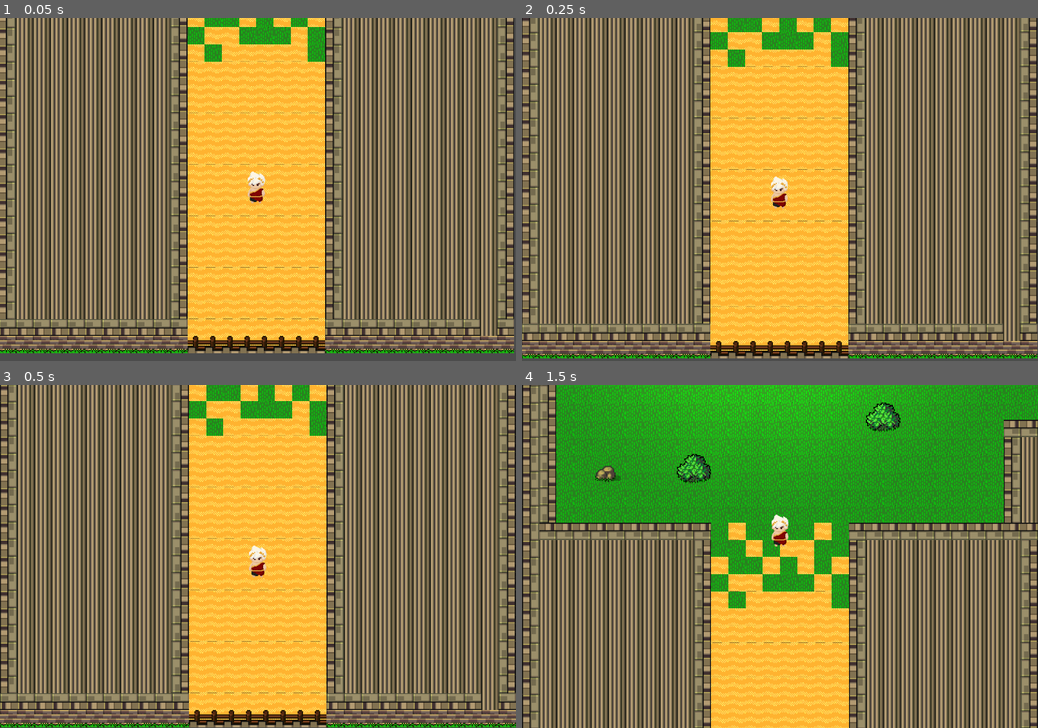
Above: before the commit, frames 1-4 (two rows, left to right).
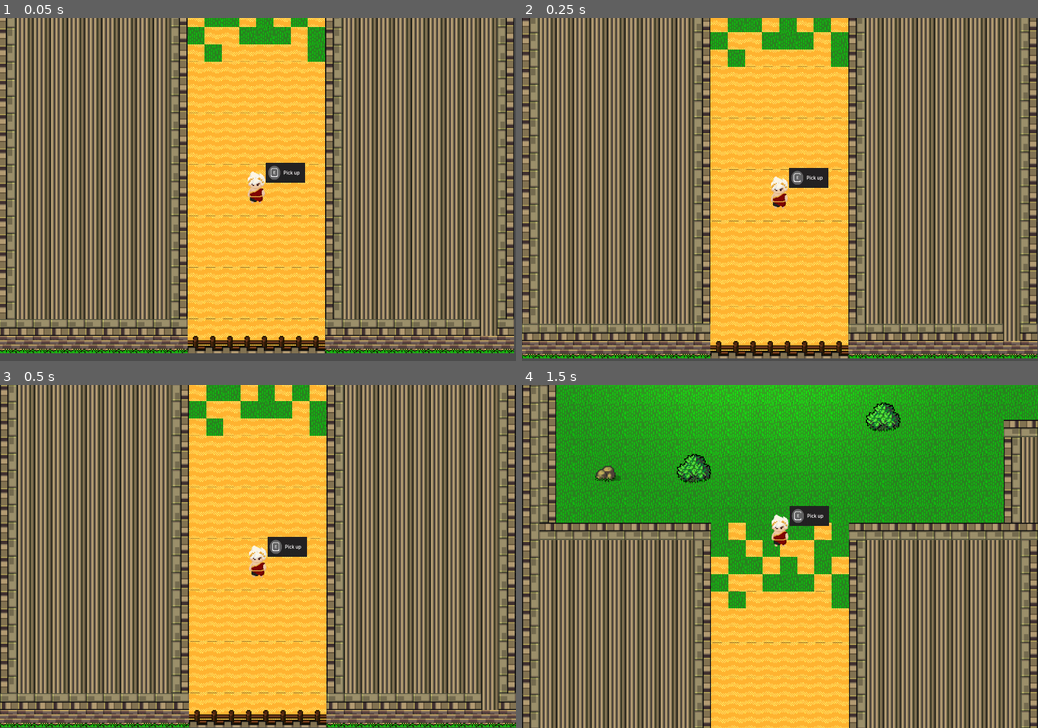
Above: after the commit, the same moments.

Repository: BlueFlame-SM/DungeonCrawler
Game: Godot game, scene res://scenes/TestLevel.tscn
The game is run twice, just before and just after one commit, with the same random seed, the same clock (stepped at 60 frames per second) and the same inputs. The engine's default icon, where the game draws it, is replaced by a stand-in: a white triangle on a blue panel in a dark square.
Inputs:
- Up to frame 1 (0.05 s): no input
- Up to frame 2 (0.25 s): no input
- Up to frame 3 (0.5 s): no input
- Up to frame 4 (1.5 s): hold E (interact, bound only after the commit) 0.53-1.28 s; hold W (up) from 0.53 s (still down); tap E (interact, bound only after the commit) at 1.35 s

The runs differ from the first frame. In frame 1, 0.4% of the frame differs, in the area x 51-60%, y 42-49%; in frame 2, 0.4%; in frame 3, 0.4%; in frame 4, 0.4%.

Commit message:
Added pickup-able item + prompt

Diff:
--- a/project.godot
+++ b/project.godot
@@ -46,6 +46,20 @@
 , Object(InputEventKey,"resource_local_to_scene":false,"resource_name":"","device":0,"alt":false,"shift":false,"control":false,"meta":false,"command":false,"pressed":false,"scancode":16777234,"physical_scancode":0,"unicode":0,"echo":false,"script":null)
  ]
 }
+interact={
+"deadzone": 0.5,
+"events": [ Object(InputEventKey,"resource_local_to_scene":false,"resource_name":"","device":0,"alt":false,"shift":false,"control":false,"meta":false,"command":false,"pressed":false,"scancode":0,"physical_scancode":69,"unicode":0,"echo":false,"script":null)
+ ]
+}
+
+[layer_names]
+
+2d_render/layer_1="World"
+2d_render/layer_2="Player"
+2d_render/layer_3="Enemies"
+2d_render/layer_4="PlayerAttacks"
+2d_render/layer_5="EnemieAttacks"
+2d_render/layer_6="Items"
 
 [physics]
 
--- /dev/null
+++ b/scenes/Item.tscn
@@ -0,0 +1,42 @@
+[gd_scene load_steps=7 format=2]
+
+[ext_resource path="res://scenes/item.gd" type="Script" id=1]
+[ext_resource path="res://assets/icon.png" type="Texture" id=2]
+[ext_resource path="res://scenes/itemCol.gd" type="Script" id=3]
+
+[sub_resource type="SpriteFrames" id=2]
+animations = [ {
+"frames": [ ExtResource( 2 ) ],
+"loop": true,
+"name": "default",
+"speed": 5.0
+} ]
+
+[sub_resource type="RectangleShape2D" id=3]
+extents = Vector2( 0.20375, 0.196562 )
+
+[sub_resource type="RectangleShape2D" id=4]
+extents = Vector2( 30, 30.5 )
+
+[node name="item" type="StaticBody2D"]
+show_behind_parent = true
+light_mask = 0
+position = Vector2( 22, -22.5 )
+collision_layer = 35
+collision_mask = 32
+script = ExtResource( 1 )
+
+[node name="AnimatedSprite" type="AnimatedSprite" parent="."]
+frames = SubResource( 2 )
+
+[node name="Area2D" type="Area2D" parent="."]
+scale = Vector2( 200, 200 )
+collision_layer = 2
+priority = 1.0
+
+[node name="CollisionShape2D" type="CollisionShape2D" parent="Area2D"]
+shape = SubResource( 3 )
+script = ExtResource( 3 )
+
+[node name="CollisionShape2D" type="CollisionShape2D" parent="."]
+shape = SubResource( 4 )
--- a/scenes/Player.tscn
+++ b/scenes/Player.tscn
@@ -1,26 +1,38 @@
-[gd_scene load_steps=7 format=2]
+[gd_scene load_steps=10 format=2]
 
 [ext_resource path="res://src/Player.gd" type="Script" id=1]
 [ext_resource path="res://assets/idle_right.png" type="Texture" id=2]
 [ext_resource path="res://assets/idle_left.png" type="Texture" id=3]
+[ext_resource path="res://art/pickup.png" type="Texture" id=4]
 [ext_resource path="res://src/Camera2D.gd" type="Script" id=6]
 
 [sub_resource type="SpriteFrames" id=1]
 animations = [ {
+"frames": [ ExtResource( 2 ) ],
+"loop": true,
+"name": "walk_right",
+"speed": 5.0
+}, {
 "frames": [ ExtResource( 3 ) ],
 "loop": true,
 "name": "walk_left",
-"speed": 5.0
-}, {
-"frames": [ ExtResource( 2 ) ],
-"loop": true,
-"name": "walk_right",
 "speed": 5.0
 } ]
 
 [sub_resource type="CapsuleShape2D" id=2]
 radius = 13.0
 height = 10.0
+
+[sub_resource type="RectangleShape2D" id=3]
+extents = Vector2( 21, 33 )
+
+[sub_resource type="SpriteFrames" id=4]
+animations = [ {
+"frames": [ ExtResource( 4 ) ],
+"loop": true,
+"name": "default",
+"speed": 5.0
+} ]
 
 [node name="Player" type="KinematicBody2D"]
 script = ExtResource( 1 )
@@ -38,3 +50,23 @@
 current = true
 smoothing_enabled = true
 script = ExtResource( 6 )
+
+[node name="Pickup" type="Area2D" parent="."]
+collision_layer = 0
+collision_mask = 32
+
+[node name="CollisionShape2D" type="CollisionShape2D" parent="Pickup"]
+position = Vector2( 0, 4 )
+shape = SubResource( 3 )
+
+[node name="Prompt" type="Area2D" parent="."]
+collision_layer = 0
+collision_mask = 0
+
+[node name="AnimatedSprite" type="AnimatedSprite" parent="Prompt"]
+position = Vector2( 54.375, -24.375 )
+scale = Vector2( 0.357317, 0.438235 )
+frames = SubResource( 4 )
+
+[connection signal="body_entered" from="Pickup" to="." method="_on_Pickup_body_entered"]
+[connection signal="body_exited" from="Pickup" to="." method="_on_Pickup_body_exited"]
--- a/scenes/TestLevel.tscn
+++ b/scenes/TestLevel.tscn
@@ -6,6 +6,7 @@
 [ext_resource path="res://assets/light.png" type="Texture" id=4]
 [ext_resource path="res://assets/floor.png" type="Texture" id=5]
 [ext_resource path="res://scenes/Player.tscn" type="PackedScene" id=6]
+[ext_resource path="res://scenes/Item.tscn" type="PackedScene" id=7]
 
 [sub_resource type="ConvexPolygonShape2D" id=1]
 points = PoolVector2Array( 0, 0, 32, 0, 32, 32, 0, 32 )
@@ -506,3 +507,7 @@
 
 [node name="Player" parent="." instance=ExtResource( 6 )]
 position = Vector2( 480, 968 )
+
+[node name="item" parent="." instance=ExtResource( 7 )]
+show_behind_parent = false
+position = Vector2( 431, 255 )
--- /dev/null
+++ b/scenes/item.gd
@@ -0,0 +1,34 @@
+extends StaticBody2D
+
+var player = null
+var picked_up = false
+
+# Declare member variables here. Examples:
+# var a = 2
+# var b = "text"
+
+
+# Called when the node enters the scene tree for the first time.
+func _ready():
+	pass # Replace with function body.
+
+# Function called every in-game tick.
+func _physics_process(delta):
+
+	# If item is picked up, animation plays, and item is removed.
+	if picked_up == true:
+		if self.scale.x > 0:
+			self.scale.x -= 0.1
+			self.scale.y -= 0.1
+
+		if self.scale.x < 0.2:
+			queue_free()
+
+# Function called when the item is picked up.
+func pick_up_item(body):
+	player = body
+	picked_up = true
+
+# Called every frame. 'delta' is the elapsed time since the previous frame.
+#func _process(delta):
+#	pass
--- /dev/null
+++ b/scenes/itemCol.gd
@@ -0,0 +1,17 @@
+extends CollisionShape2D
+
+
+# Declare member variables here. Examples:
+# var a = 2
+# var b = "text"
+
+
+# Called when the node enters the scene tree for the first time.
+func _ready():
+	pass # Replace with function body.
+
+
+
+# Called every frame. 'delta' is the elapsed time since the previous frame.
+#func _process(delta):
+#	pass
--- a/src/Player.gd
+++ b/src/Player.gd
@@ -43,6 +43,37 @@
 		$AnimatedSprite.animation = "walk_left"
 		# $AnimatedSprite.flip_v = velocity.y > 0
 
+	if Input.is_action_just_pressed("E-key"):
+		for body in $Area2D.get_overlapping_bodies():
+			if body.is_in_group("item"):
+				body.queue_free()
+
 # Called every frame. 'delta' is the elapsed time since the previous frame.
 #func _process(delta):
 #	pass
+
+
+func _on_Player_mouse_exited():
+	pass # Replace with function body.
+
+var item_in_range = {}
+
+# If player enters the pickup zone, this is excecuted.
+func _on_Pickup_body_entered(body):
+	item_in_range[body] = body
+	$Prompt.visible = !$Prompt.visible
+	print("Item detected")
+
+# If player leaves the pickup zone, this is excecuted.
+func _on_Pickup_body_exited(body):
+	$Prompt.visible = !$Prompt.visible
+	if item_in_range.has(body):
+		item_in_range.erase(body)
+
+# Checks for input.
+func _input(event):
+	if event.is_action_pressed("interact"):
+		if item_in_range.size() > 0:
+			var pickup_item = item_in_range.values()[0]
+			pickup_item.pick_up_item(self)
+			item_in_range.erase(pickup_item)
Binary file added: art/pickup.png
Not shown, added: art/pickup.png.import
Not shown: 1 places in scenes/TestLevel.tscn that only renumber resources
